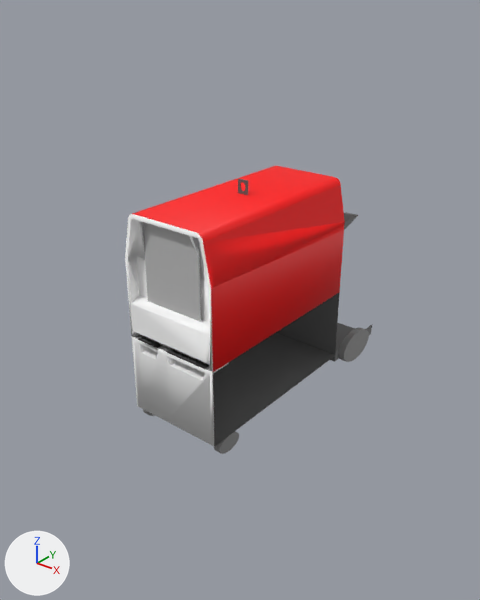
The Blender file Generator/Generator.blend, before and after one commit.
Camera for both pictures: a 50 mm camera at (1.044, -1.319, 0.832) aimed at (-0.042, 0.038, -0.009). The axes (+X, +Y, +Z) are drawn at lower left. The lights are the same throughout.

Objects in the first picture: 'Generator'.
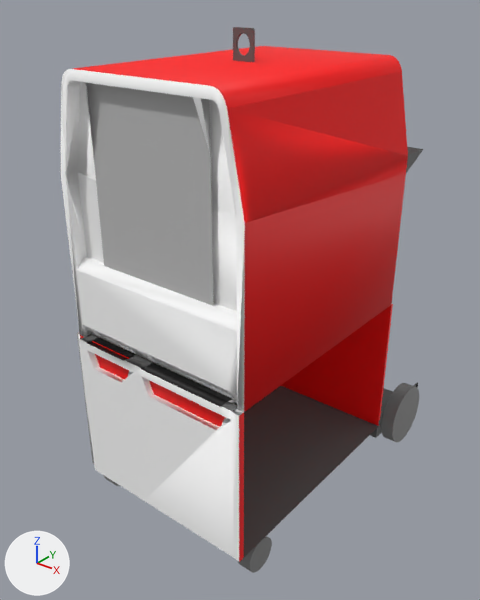
Diff of the bpy script that builds the scene:
```diff
--- a/Generator/Generator.blend.py
+++ b/Generator/Generator.blend.py
@@ me_generator @@
 # used by ob_generator; location = (0.0, 0.0, 0.0)
-me_generator.from_pydata(...)  # 467 vertices, 887 faces; spans x -0.16..0.166, y -0.297..0.524, z -0.29..0.363
+me_generator.from_pydata(...)  # 508 vertices, 935 faces; spans x -0.16..0.166, y -0.187..0.315, z -0.29..0.363
+# me_generator part 1: the loose piece of 48 vertices spanning x 0.145..0.166, y 0.303..0.463, z -0.29..-0.191 is scaled about the mesh origin by (1, 0.6, 1)
+# me_generator part 2: the loose piece of 339 vertices spanning x -0.16..0.146, y -0.297..0.524, z -0.29..0.326 is rebuilt with 380 vertices and now spans x -0.16..0.146, y -0.187..0.315, z -0.29..0.326
+# me_generator part 3
+# 40 vertices are removed from x -0.014..0.017, y -0.006, z 0.326..0.363
+# 120 faces are deleted
+# 40 vertices are added at x -0.014..0.017, y -0.004, z 0.326..0.363
+# 2 new faces join them, mat_frontcolor (white #ffffff)
+# 118 new faces join them, mat_color_008 (dark grey #606060)
 me_generator.materials.append(mat_color_a01)
@@ ob_generator @@
 ob_generator.location = (0.0, 0.0, 0.0)
+ob_generator.scale = (2.0, 2.0, 2.0)
```

Boxes [x1, y1, x2, y2] around the edits, measured in the pictures (480 x 600 px; the box of a moved part takes in the faces that stretch with it):
'Generator', reshaped, rescaled (46% wider, 89% taller)
    before: [125, 166, 373, 454]
    after: [60, 27, 423, 573]
part 1 of me_generator, moved or reshaped
    before: [338, 327, 369, 362]
    after: [381, 383, 419, 442]
part 2 of me_generator, rebuilt (46% wider, 83% taller)
    before: [125, 166, 373, 454]
    after: [60, 46, 423, 573]
part 3 of me_generator, moved or reshaped
    before: [238, 179, 248, 195]
    after: [233, 27, 255, 62]
